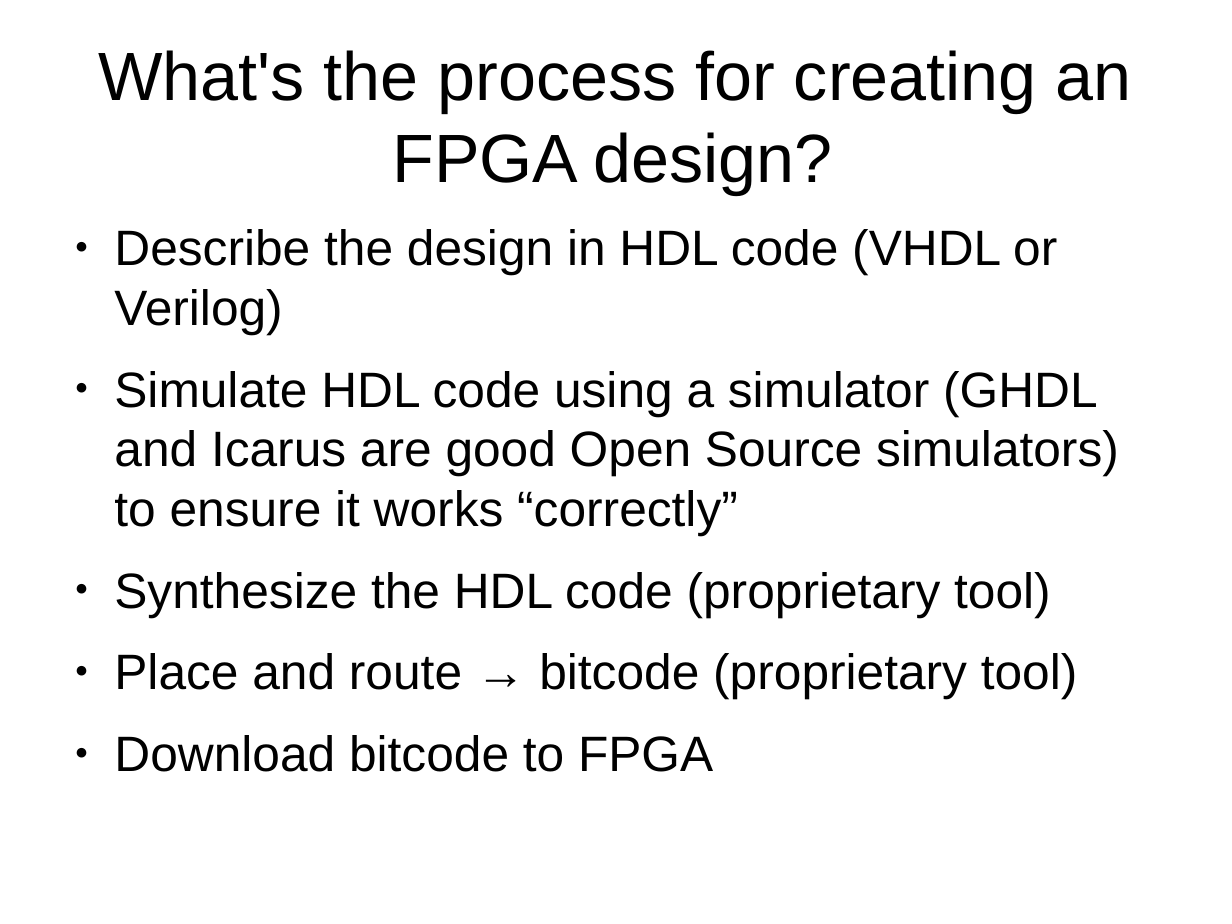
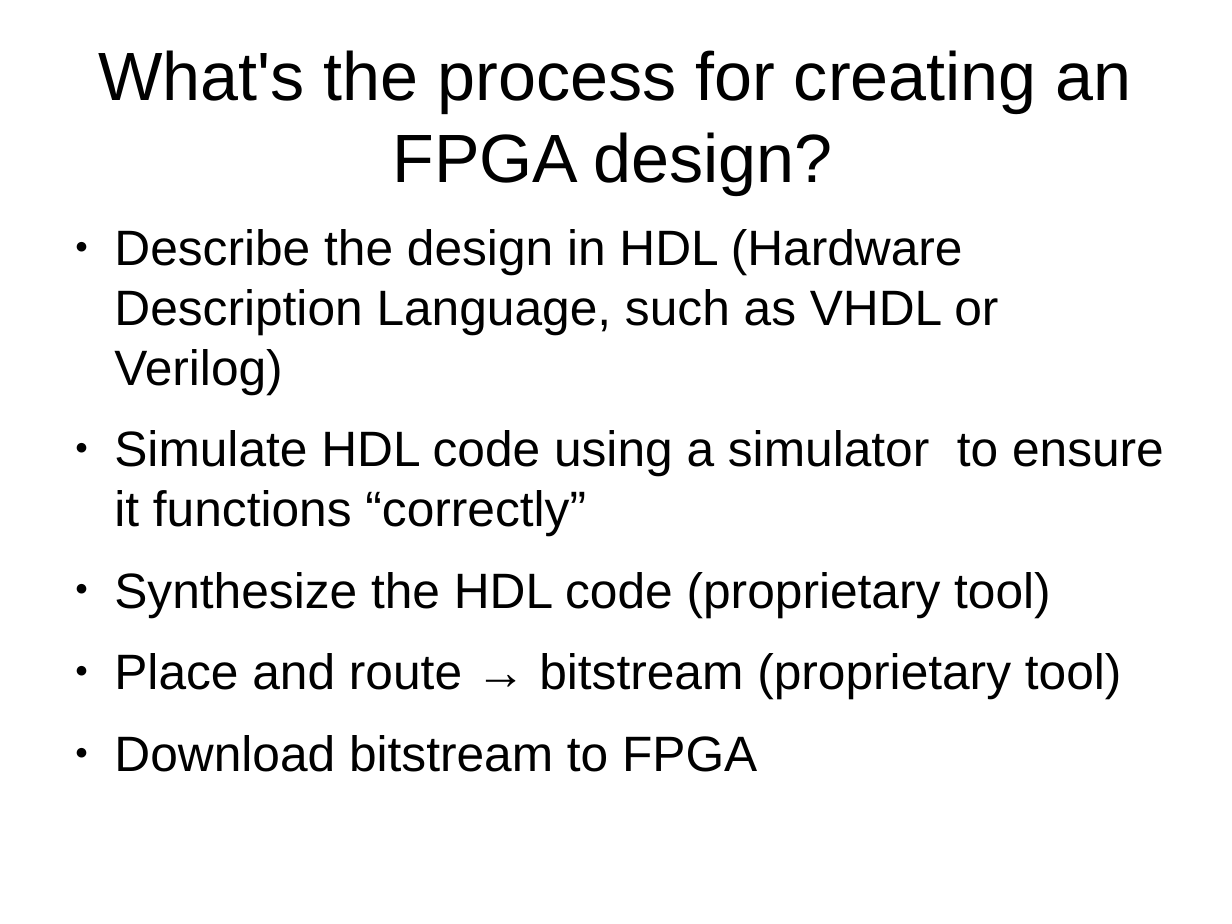
Before and after one commit to philtomson/fpga_pres, a slide deck: slide 15 of fpga_pres.odp (slide 13 before the commit). Drawn at 1232x924 pixels with LibreOffice and Linux fonts; fonts in the diff are those of the drawing. Boxes give left, top, right and bottom in pixels: in the first picture for what was removed or moved away, otherwise in the second. Text is boxed around its words. In the diff, an @@ line names an element or a change of style, - is before the commit and + after.

```diff
--- a/fpga_pres.odp
+++ b/fpga_pres.odp
@@ text at box(114, 229, 1164, 535): text changed @@
-● Describe the design in HDL code (VHDL or Verilog)
-● Simulate HDL code using a simulator (GHDL and Icarus are good Open Source simulators) to ensure it works “correctly”
+● Describe the design in HDL (Hardware Description Language, such as VHDL or Verilog)
+● Simulate HDL code using a simulator to ensure it functions “correctly”
@@ text at box(114, 653, 1122, 772): text changed @@
-● Place and route → bitcode (proprietary tool)
-● Download bitcode to FPGA
+● Place and route → bitstream (proprietary tool)
+● Download bitstream to FPGA
```
Also in this commit, not shown: 14 other slides changed, 8 slides added, 1 slide removed.
